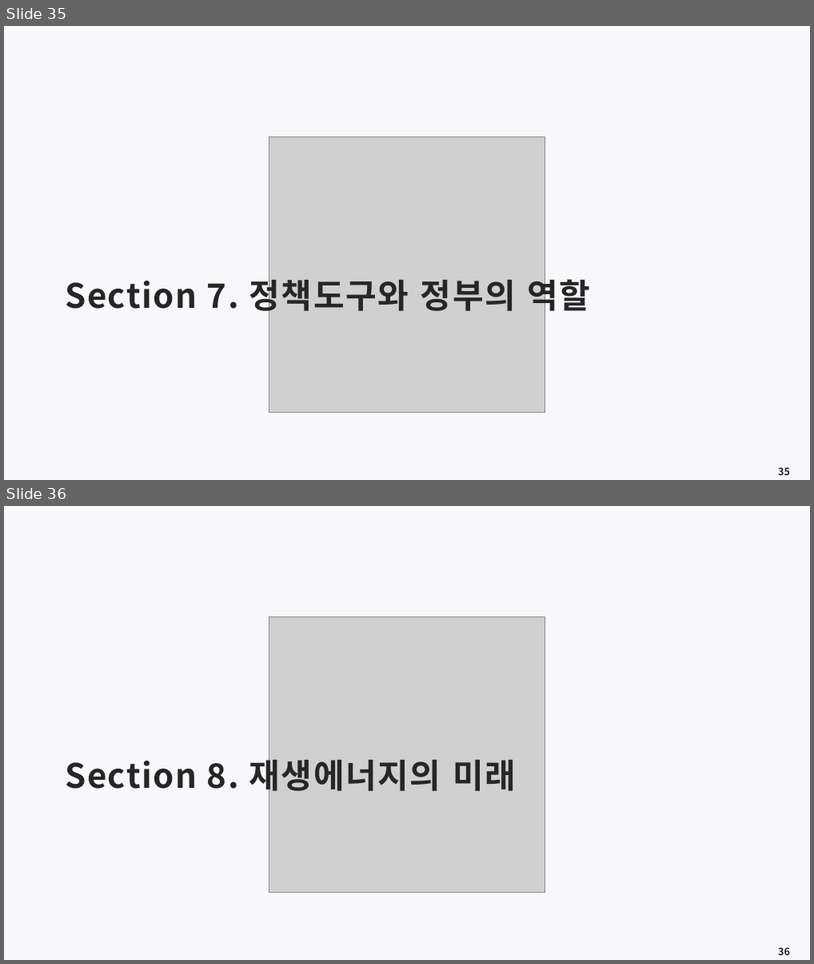
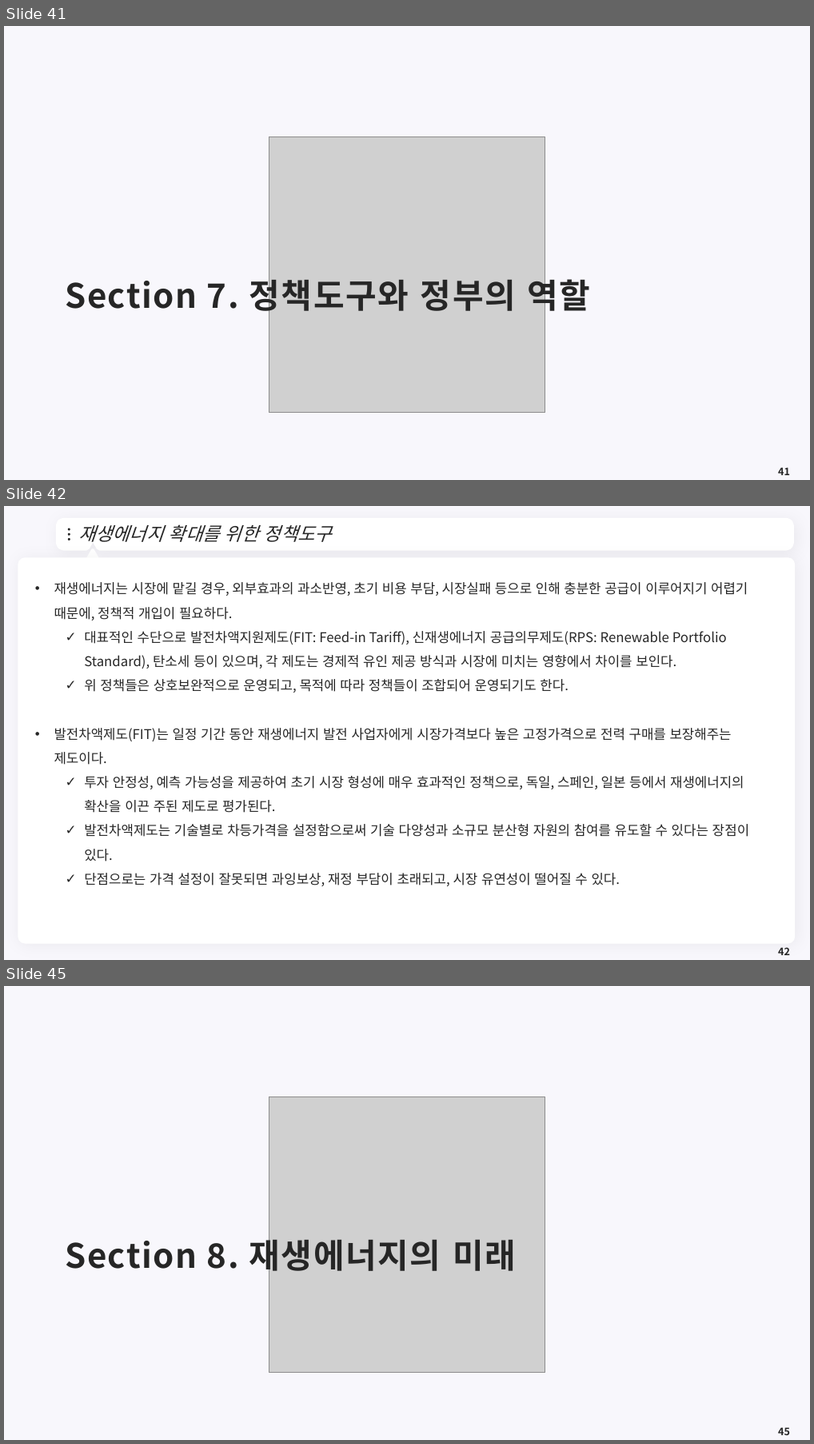
Before and after one commit to meandthey/Teaching, a slide deck: 에너지경제학/자원에너지경제학_Chapter_6 (재생에너지).pptx. Shown one above the other, each under a label of ours: slides 35 and 36 before the commit, slides 41, 42 and 45 after it; the slides between them are not shown. The pictures are 814x964 and 814x1444 pixels, drawn with LibreOffice and Linux fonts; fonts in the diff are those of the drawing; grey boxes stand for pictures; background and template pictures are left out. Boxes give left, top, right and bottom in pixels: in the first picture for what was removed or moved away, otherwise in the second. Text is boxed around its words. In the diff, an @@ line names an element or a change of style, - is before the commit and + after.

```diff
--- a/에너지경제학/자원에너지경제학_Chapter_6 (재생에너지).pptx
+++ b/에너지경제학/자원에너지경제학_Chapter_6 (재생에너지).pptx
@@ slide 42 added at (x1=4, y1=506, x2=810, y2=960), background #F8F7FC @@
@@ freeform shape added at (x1=59, y1=521, x2=792, y2=548), fill #FFFFFF, outline #FFFFFF 7.25 pt @@
@@ ellipse added at (x1=68, y1=528, x2=70, y2=531), fill #262626 @@
@@ title added at (x1=78, y1=524, x2=332, y2=542), 22 pt, text #262626, italic @@
+재생에너지 확대를 위한 정책도구
@@ ellipse added at (x1=68, y1=533, x2=70, y2=536), fill #262626 @@
@@ ellipse added at (x1=68, y1=538, x2=70, y2=540), fill #262626 @@
@@ triangle added at (x1=86, y1=550, x2=99, y2=562), fill #FFFFFF, outline #FFFFFF 3.75 pt @@
@@ freeform shape added at (x1=775, y1=530, x2=782, y2=540), fill #FFFFFF @@
@@ rounded rectangle added at (x1=18, y1=557, x2=796, y2=944), fill #FFFFFF @@
@@ text added at (x1=54, y1=582, x2=750, y2=886), 16 pt, text #262626 @@
+• 재생에너지는 시장에 맡길 경우, 외부효과의 과소반영, 초기 비용 부담, 시장실패 등으로 인해 충분한 공급이 이루어지기 어렵기 때문에, 정책적 개입이 필요하다.
+  ✓ 대표적인 수단으로 발전차액지원제도(FIT: Feed-in Tariff), 신재생에너지 공급의무제도(RPS: Renewable Portfolio Standard), 탄소세 등이 있으며, 각 제도는 경제적 유인 제공 방식과 시장에 미치는 영향에서 차이를 보인다.
+  ✓ 위 정책들은 상호보완적으로 운영되고, 목적에 따라 정책들이 조합되어 운영되기도 한다.
+• 발전차액제도(FIT)는 일정 기간 동안 재생에너지 발전 사업자에게 시장가격보다 높은 고정가격으로 전력 구매를 보장해주는 제도이다.
+  ✓ 투자 안정성, 예측 가능성을 제공하여 초기 시장 형성에 매우 효과적인 정책으로, 독일, 스페인, 일본 등에서 재생에너지의 확산을 이끈 주된 제도로 평가된다.
+  ✓ 발전차액제도는 기술별로 차등가격을 설정함으로써 기술 다양성과 소규모 분산형 자원의 참여를 유도할 수 있다는 장점이 있다.
+  ✓ 단점으로는 가격 설정이 잘못되면 과잉보상, 재정 부담이 초래되고, 시장 유연성이 떨어질 수 있다.
@@ page number added at (x1=778, y1=947, x2=790, y2=955), 12 pt, text #262626, bold @@
+42
@@ what was slide 35 is now slide 41 @@
@@ page number at (x1=778, y1=467, x2=790, y2=475): text changed @@
-35
+41
@@ what was slide 36 is now slide 45 @@
@@ page number at (x1=778, y1=1427, x2=790, y2=1435): text changed @@
-36
+45
```
Also in this commit, not shown: 8 other slides added, 2 other files.
